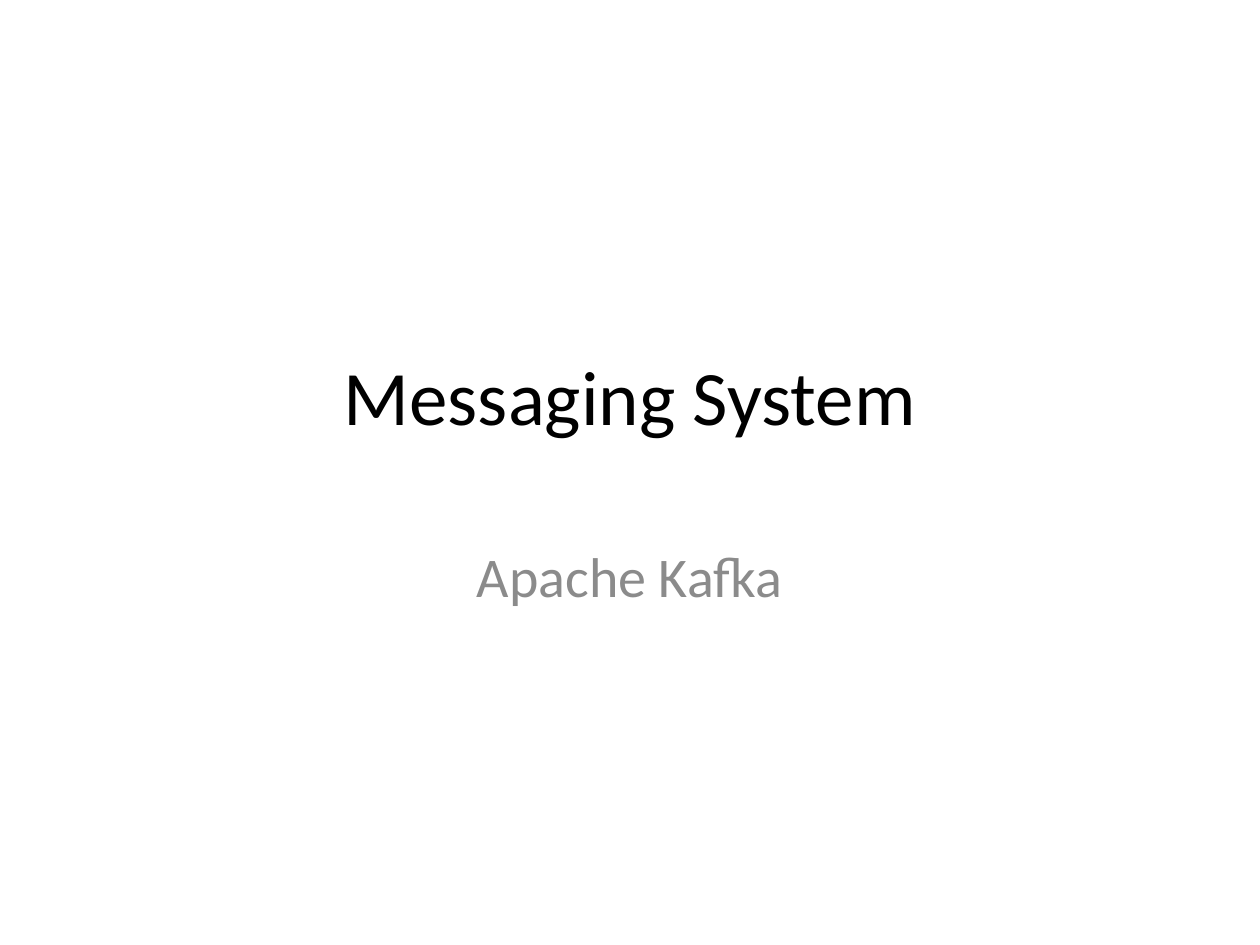
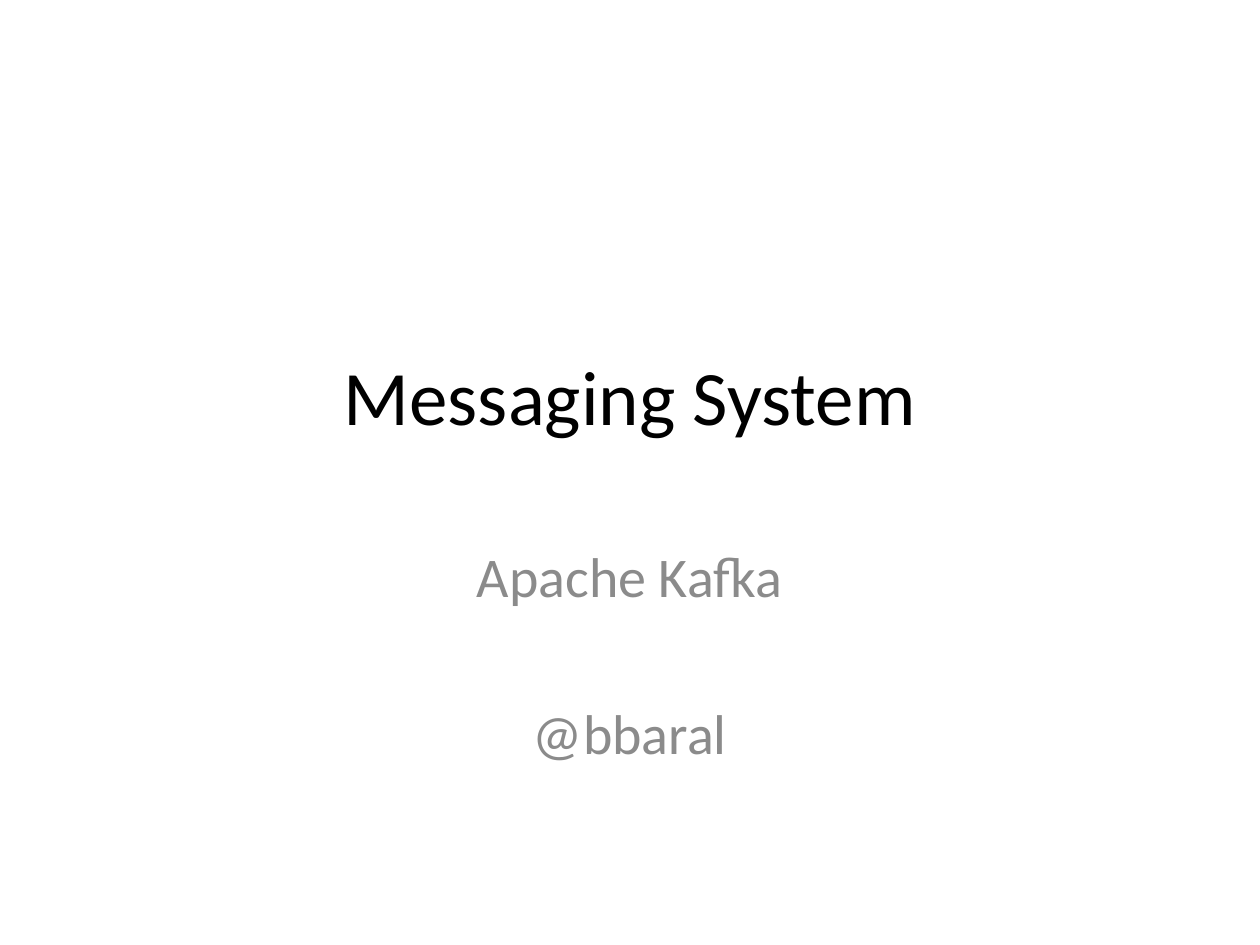
Before and after one commit to biswajitbaral/kafka, a slide deck: slide 1 of apache kafka.pptx. Drawn at 1260x945 pixels with LibreOffice and Linux fonts; fonts in the diff are those of the drawing. Boxes give left, top, right and bottom in pixels: in the first picture for what was removed or moved away, otherwise in the second. Text is boxed around its words. In the diff, an @@ line names an element or a change of style, - is before the commit and + after.

```diff
--- a/apache kafka.pptx
+++ b/apache kafka.pptx
@@ subtitle at (533, 715, 727, 760): paragraph added @@
+@bbaral
```
Also in this commit, not shown: 2 other files.
